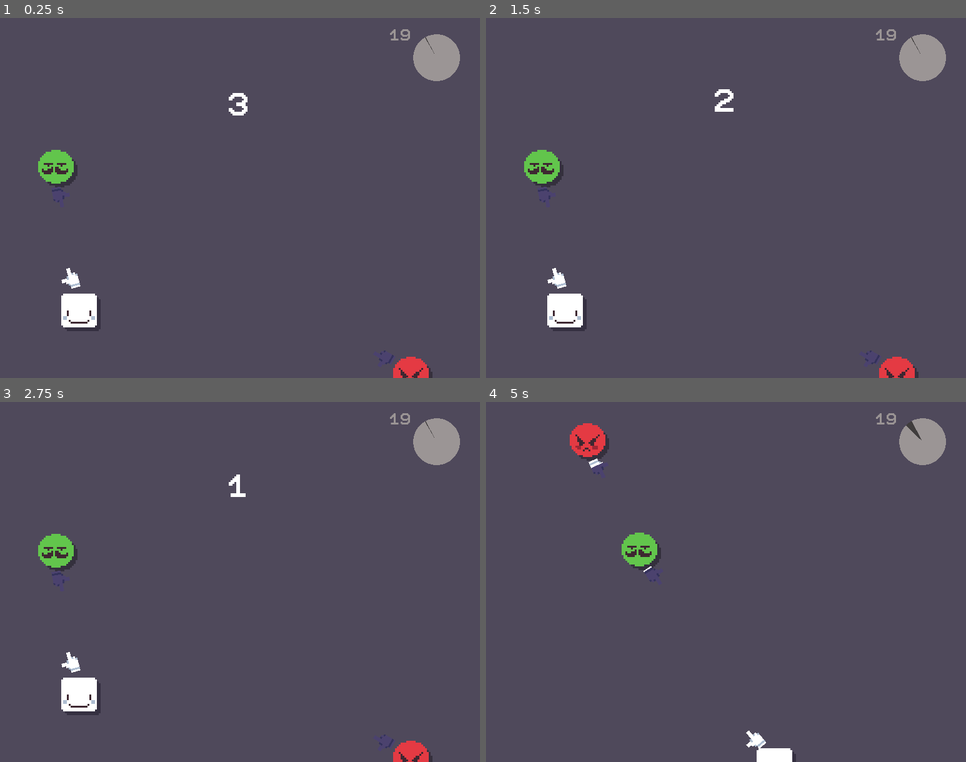
Above: before the commit, frames 1-4 (two rows, left to right).
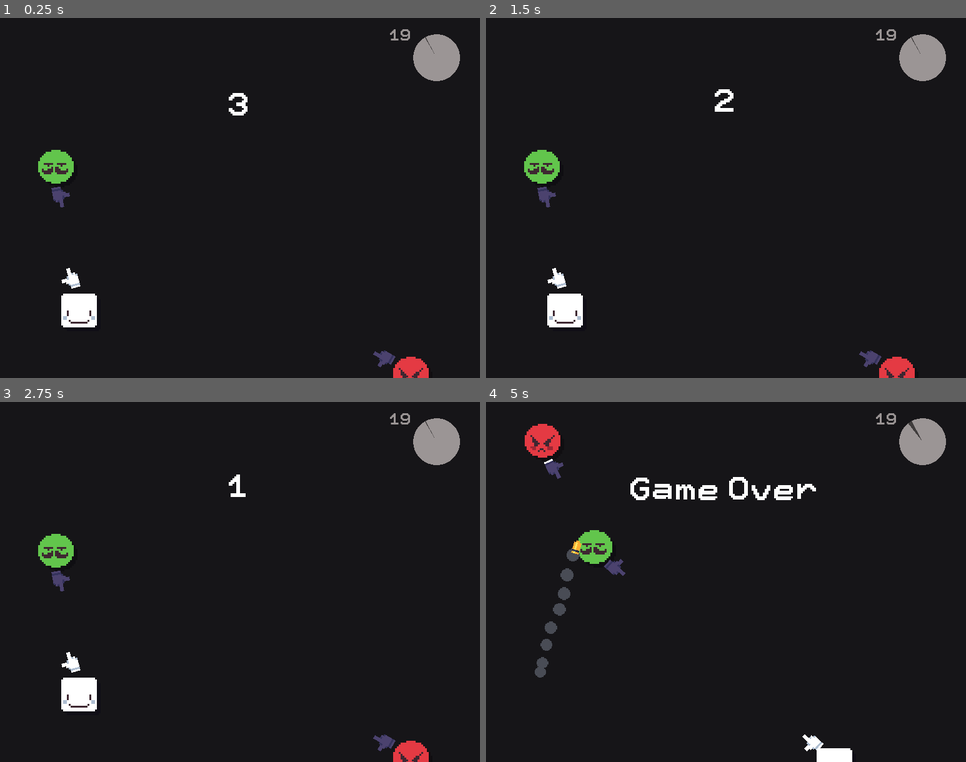
Above: after the commit, the same moments.

Repository: SaviHex/gmtk2020
Game: Godot game, scene res://core/Main/Main.tscn
Two runs of this game, one before a commit and one after it. Both use one fixed random seed, a clock stepped at 60 frames per second and the inputs below.
Inputs (mouse positions are in pixels of both pictures, inside the frame that each line leads up to):
- Up to frame 1 (0.25 s): no input
- Up to frame 2 (1.5 s): tap Enter at 0.5 s; move the mouse to (831, 180) at 0.52 s; hold D (right) 0.53-1.28 s; click (831, 180) at 0.6 s; tap Space at 0.77 s; move the mouse to (630, 216) at 1.27 s; hold S (down) from 1.28 s (still down); click (630, 216) at 1.35 s
- Up to frame 3 (2.75 s): tap Space at 1.52 s; move the mouse to (288, 502) at 2.02 s; release S (down) at 2.03 s; hold D (right) from 2.03 s (still down); click (288, 502) at 2.1 s
- Up to frame 4 (5 s): move the mouse to (702, 654) at 2.77 s; release D (right) at 2.78 s; hold W (up) 2.78-3.53 s; click (702, 654) at 2.85 s; tap Space at 3.02, 3.77, 4.52 s; move the mouse to (870, 636) at 3.52 s; hold A (left) from 3.53 s (still down); click (870, 636) at 3.6 s; move the mouse to (582, 528) at 4.27 s; click (582, 528) at 4.35 s

The runs differ from the first frame. In frame 1, 97% of the frame differs, in the area x 0-100%, y 0-100%; in frame 2, 97%; in frame 3, 97%; in frame 4, 98%.

Commit message:
SceneTransition

Diff:
--- a/src/core/Main/Main.gd
+++ b/src/core/Main/Main.gd
@@ -1,6 +1,6 @@
 extends Node2D
 
-export(String) var next_level
+export(PackedScene) var next_level
 export(int) var wait_time
 
 onready var timer = $LevelTimer
@@ -85,13 +85,13 @@
 	$AnimationPlayer.play("GameOver")
 	yield(get_tree().create_timer(3), "timeout")
 	get_tree().paused = false
-	get_tree().change_scene(next_level)
+	SceneTransition.switch_scene(next_level)
 
 func _on_Timer_timeout():
-	get_tree().change_scene(next_level)
+	SceneTransition.switch_scene(next_level)
 
 func _on_Character_got_shot() -> void:
-	pass # Replace with function body.
+	game_over()
 
 func _on_Character_shot() -> void:
 	switcheroo()
--- a/src/core/Main/Main.tscn
+++ b/src/core/Main/Main.tscn
@@ -9,6 +9,7 @@
 [ext_resource path="res://textures/circle_progress_bar.png" type="Texture" id=7]
 [ext_resource path="res://textures/circle_progress_bar_under.png" type="Texture" id=8]
 [ext_resource path="res://core/enemy/RedEnemy/RedEnemy.tscn" type="PackedScene" id=9]
+[ext_resource path="res://menus/MainMenu/MainMenu.tscn" type="PackedScene" id=10]
 
 [sub_resource type="Curve2D" id=1]
 _data = {
@@ -78,7 +79,7 @@
 [node name="Main" type="Node2D"]
 pause_mode = 2
 script = ExtResource( 3 )
-next_level = "res://core/Main/Main.tscn"
+next_level = ExtResource( 10 )
 wait_time = 20
 
 [node name="Background" type="CanvasLayer" parent="."]
@@ -89,7 +90,7 @@
 anchor_bottom = 1.0
 margin_right = 256.0
 margin_bottom = 192.0
-color = Color( 0.313726, 0.290196, 0.360784, 1 )
+color = Color( 0.0901961, 0.0862745, 0.0980392, 1 )
 __meta__ = {
 "_edit_use_anchors_": false,
 "_editor_description_": ""
@@ -171,8 +172,8 @@
 theme = ExtResource( 6 )
 custom_fonts/normal_font = SubResource( 7 )
 bbcode_enabled = true
-bbcode_text = "[center][wave]GO![/wave][/center]"
-text = "GO!"
+bbcode_text = "[center][shake]Game Over[/shake][/center]"
+text = "Game Over"
 __meta__ = {
 "_edit_use_anchors_": false,
 "_editor_description_": ""
--- a/src/core/bullet/Bullet.tscn
+++ b/src/core/bullet/Bullet.tscn
@@ -1,52 +1,58 @@
-[gd_scene load_steps=9 format=2]
+[gd_scene load_steps=10 format=2]
 
 [ext_resource path="res://core/bullet/Bullet.gd" type="Script" id=1]
-
-[sub_resource type="Gradient" id=1]
-colors = PoolColorArray( 0.211765, 0.203922, 0.203922, 1, 1, 1, 1, 0 )
-
-[sub_resource type="GradientTexture" id=2]
-gradient = SubResource( 1 )
+[ext_resource path="res://core/bullet/bullet.png" type="Texture" id=2]
+[ext_resource path="res://core/bullet/circle.png" type="Texture" id=3]
 
 [sub_resource type="Curve" id=3]
-_data = [ Vector2( 0, 1 ), 0.0, 0.0, 0, 0, Vector2( 0.493671, 0.0272727 ), 0.430909, 0.0, 0, 0 ]
+_data = [ Vector2( 0, 1 ), 0.0, 0.0, 0, 0, Vector2( 1, 0 ), 0.430909, 0.0, 0, 0 ]
 
 [sub_resource type="CurveTexture" id=4]
 curve = SubResource( 3 )
 
+[sub_resource type="Curve" id=7]
+_data = [ Vector2( 0, 1 ), 0.0, 0.0, 0, 0, Vector2( 1, 1 ), 0.0, 0.0, 1, 0 ]
+
+[sub_resource type="CurveTexture" id=8]
+curve = SubResource( 7 )
+
 [sub_resource type="ParticlesMaterial" id=5]
+trail_size_modifier = SubResource( 8 )
+emission_shape = 1
+emission_sphere_radius = 100.0
 flag_disable_z = true
 gravity = Vector3( 0, 0, 0 )
 initial_velocity = 10.0
 initial_velocity_random = 1.0
 orbit_velocity = 0.0
 orbit_velocity_random = 0.0
-scale = 6.0
+scale = 0.5
 scale_curve = SubResource( 4 )
-color_ramp = SubResource( 2 )
+color = Color( 0.290196, 0.301961, 0.337255, 1 )
 
-[sub_resource type="GradientTexture" id=6]
-
-[sub_resource type="CircleShape2D" id=7]
-radius = 4.95179
+[sub_resource type="CircleShape2D" id=6]
+radius = 2.9179
 
 [node name="Bullet" type="KinematicBody2D" groups=[
 "bullet",
 ]]
 script = ExtResource( 1 )
+__meta__ = {
+"_edit_group_": true
+}
 
 [node name="Particles2D" type="Particles2D" parent="."]
-position = Vector2( -1.90735e-06, 0 )
+position = Vector2( -5, 0 )
 scale = Vector2( 0.01, 0.01 )
-amount = 16
+amount = 32
 lifetime = 0.5
 speed_scale = 0.5
 local_coords = false
 process_material = SubResource( 5 )
+texture = ExtResource( 3 )
 
 [node name="Sprite" type="Sprite" parent="."]
-scale = Vector2( 0.00390625, 8 )
-texture = SubResource( 6 )
+texture = ExtResource( 2 )
 
 [node name="CollisionShape2D" type="CollisionShape2D" parent="."]
-shape = SubResource( 7 )
+shape = SubResource( 6 )
--- /dev/null
+++ b/src/helpers/SceneTransition/SceneTransition.gd
@@ -0,0 +1,25 @@
+extends CanvasLayer
+
+onready var anim: AnimationPlayer = $AnimationPlayer
+
+func switch_scene(scene: PackedScene, animation: String = "v_curtains"):
+	set_visuals(true)
+	self.anim.play(animation)
+	yield(anim, "animation_finished")
+	get_tree().change_scene_to(scene)
+	self.anim.play_backwards(animation)
+	yield(self.anim, "animation_finished")
+	set_visuals(false)
+
+func reload_scene(animation: String = "v_curtains"):
+	set_visuals(true)
+	self.anim.play(animation)
+	yield(self.anim, "animation_finished")
+	get_tree().reload_current_scene()
+	self.anim.play_backwards(animation)
+	yield(self.anim, "animation_finished")
+	set_visuals(false)
+
+func set_visuals(visible: bool):
+	$Top.visible = visible
+	$Bottom.visible = visible
--- /dev/null
+++ b/src/helpers/SceneTransition/SceneTransition.tscn
@@ -0,0 +1,69 @@
+[gd_scene load_steps=3 format=2]
+
+[ext_resource path="res://helpers/SceneTransition/SceneTransition.gd" type="Script" id=1]
+
+[sub_resource type="Animation" id=1]
+resource_name = "v_curtains"
+length = 1.2
+tracks/0/type = "value"
+tracks/0/path = NodePath("Top:rect_size")
+tracks/0/interp = 2
+tracks/0/loop_wrap = true
+tracks/0/imported = false
+tracks/0/enabled = true
+tracks/0/keys = {
+"times": PoolRealArray( 0.1, 1 ),
+"transitions": PoolRealArray( 0.5, 0.5 ),
+"update": 0,
+"values": [ Vector2( 256, 0 ), Vector2( 256, 96 ) ]
+}
+tracks/1/type = "value"
+tracks/1/path = NodePath("Bottom:rect_size")
+tracks/1/interp = 2
+tracks/1/loop_wrap = true
+tracks/1/imported = false
+tracks/1/enabled = true
+tracks/1/keys = {
+"times": PoolRealArray( 0.1, 1 ),
+"transitions": PoolRealArray( 0.5, 0.5 ),
+"update": 0,
+"values": [ Vector2( 256, 0 ), Vector2( 256, 96 ) ]
+}
+tracks/2/type = "value"
+tracks/2/path = NodePath("Bottom:rect_position")
+tracks/2/interp = 2
+tracks/2/loop_wrap = true
+tracks/2/imported = false
+tracks/2/enabled = true
+tracks/2/keys = {
+"times": PoolRealArray( 0.1, 1 ),
+"transitions": PoolRealArray( 0.5, 0.5 ),
+"update": 0,
+"values": [ Vector2( 0, 192 ), Vector2( 0, 96 ) ]
+}
+
+[node name="SceneTransition" type="CanvasLayer"]
+pause_mode = 2
+layer = 100
+script = ExtResource( 1 )
+
+[node name="AnimationPlayer" type="AnimationPlayer" parent="."]
+anims/v_curtains = SubResource( 1 )
+
+[node name="Top" type="ColorRect" parent="."]
+anchor_right = 1.0
+anchor_bottom = 1.0
+margin_bottom = -192.0
+color = Color( 0, 0, 0, 1 )
+__meta__ = {
+"_edit_use_anchors_": false
+}
+
+[node name="Bottom" type="ColorRect" parent="."]
+anchor_right = 1.0
+anchor_bottom = 1.0
+margin_top = 192.0
+color = Color( 0, 0, 0, 1 )
+__meta__ = {
+"_edit_use_anchors_": false
+}
--- a/src/menus/MainMenu/MainMenu.gd
+++ b/src/menus/MainMenu/MainMenu.gd
@@ -1,7 +1,7 @@
 extends Control
 
 func _on_PlayButton_pressed() -> void:
-	get_tree().change_scene("res://core/Main/Main.tscn")
+	SceneTransition.switch_scene(load("res://core/Main/Main.tscn"))
 
 func _on_ExitButton_pressed() -> void:
 	get_tree().quit()
--- a/src/project.godot
+++ b/src/project.godot
@@ -18,6 +18,10 @@
 config/name="gmtk2020"
 run/main_scene="res://core/Main/Main.tscn"
 config/icon="res://icon.png"
+
+[autoload]
+
+SceneTransition="*res://helpers/SceneTransition/SceneTransition.tscn"
 
 [display]
 
Not shown: 1 places in src/core/Main/Main.tscn that only renumber resources
Binary file added: src/core/bullet/bullet.png
Not shown, added: src/core/bullet/bullet.png.import
Binary file added: src/core/bullet/circle.png
Not shown, added: src/core/bullet/circle.png.import
